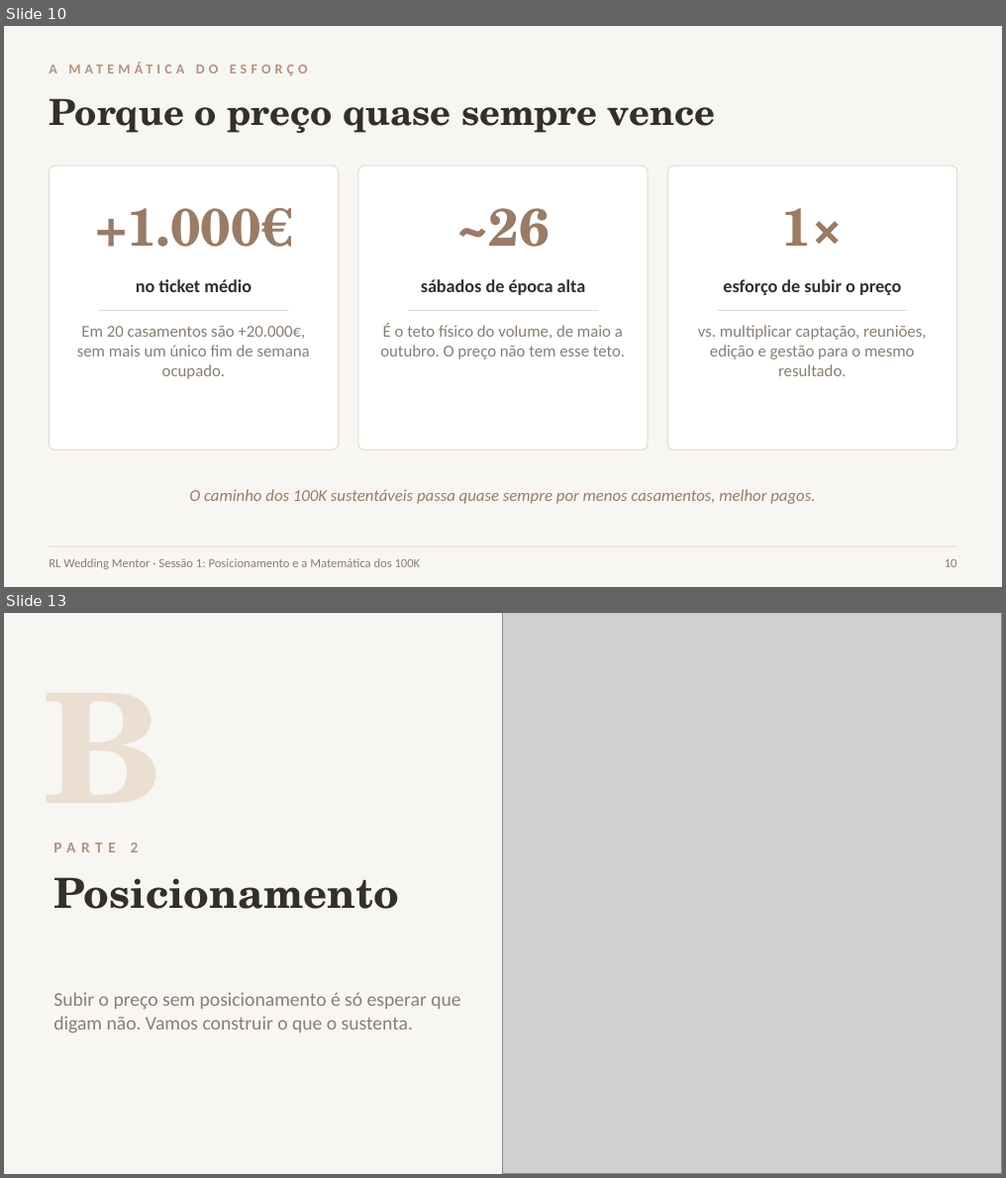
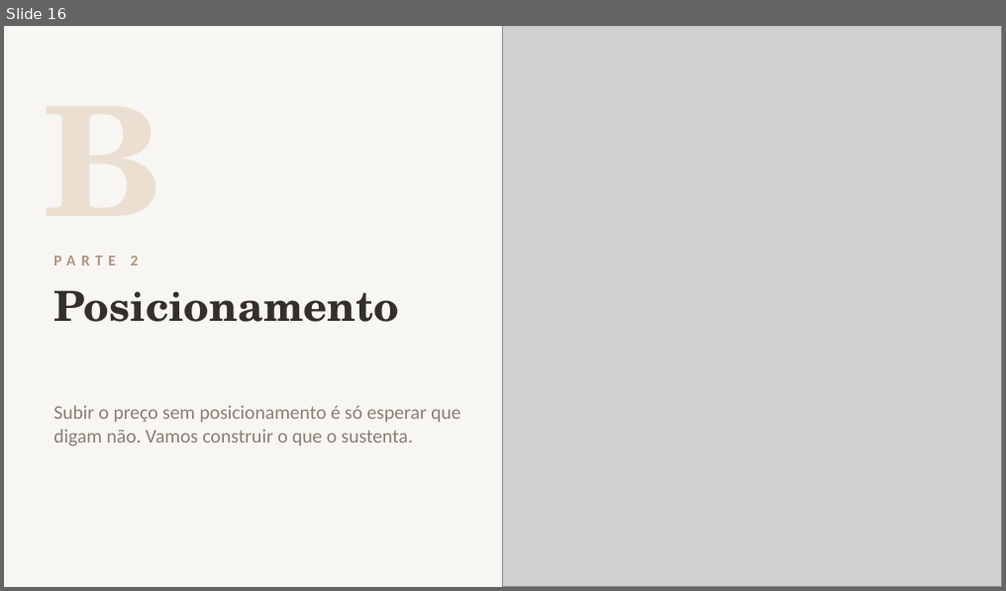
Before and after one commit to geralrlphoto/rl-menu, a slide deck: public/wedding-mentor-files/S1_Posicionamento.pptx. Shown one above the other, each under a label of ours: slides 10 and 13 before the commit, slide 16 after it; the slides between them are not shown. The pictures are 1006x1178 and 1006x591 pixels, drawn with LibreOffice and Linux fonts; fonts in the diff are those of the drawing; grey boxes stand for pictures. Boxes give left, top, right and bottom in pixels: in the first picture for what was removed or moved away, otherwise in the second. Text is boxed around its words. In the diff, an @@ line names an element or a change of style, - is before the commit and + after.

```diff
--- a/public/wedding-mentor-files/S1_Posicionamento.pptx
+++ b/public/wedding-mentor-files/S1_Posicionamento.pptx
@@ slide 10 removed at [4,26,1002,587], background #F8F6F3 @@
@@ text removed at [49,65,56,74] @@
-A MATEMÁTICA DO ESFORÇO
@@ text removed at [49,98,715,133] @@
-Porque o preço quase sempre vence
@@ rounded rectangle removed at [49,166,339,450] @@
@@ rounded rectangle removed at [358,166,648,450] @@
@@ rounded rectangle removed at [667,166,957,450] @@
@@ text removed at [95,208,291,247] @@
-+1.000€
@@ text removed at [456,208,548,247] @@
-~26
@@ text removed at [781,208,844,246] @@
-1×
@@ text removed at [136,279,252,292] @@
-no ticket médio
@@ text removed at [421,279,586,295] @@
-sábados de época alta
@@ text removed at [723,279,901,295] @@
-esforço de subir o preço
@@ line removed from (99, 310) to (288, 310) @@
@@ line removed from (408, 310) to (598, 310) @@
@@ line removed from (718, 310) to (907, 310) @@
@@ text removed at [77,326,310,379] @@
-Em 20 casamentos são +20.000€, sem mais um único fim de semana ocupado.
@@ text removed at [380,323,625,360] @@
-É o teto físico do volume, de maio a outubro. O preço não tem esse teto.
@@ text removed at [698,325,926,376] @@
-vs. multiplicar captação, reuniões, edição e gestão para o mesmo resultado.
@@ text removed at [189,489,815,504] @@
-O caminho dos 100K sustentáveis passa quase sempre por menos casamentos, melhor pagos.
@@ line removed from (49, 547) to (957, 547) @@
@@ text removed at [49,559,421,570] @@
-RL Wedding Mentor · Sessão 1: Posicionamento e a Matemática dos 100K
@@ text removed at [944,560,957,568] @@
-10
@@ what was slide 13 is now slide 16 @@
```
Also in this commit, not shown: 18 slides changed, 8 slides added, 4 other slides removed, 32 other files.
